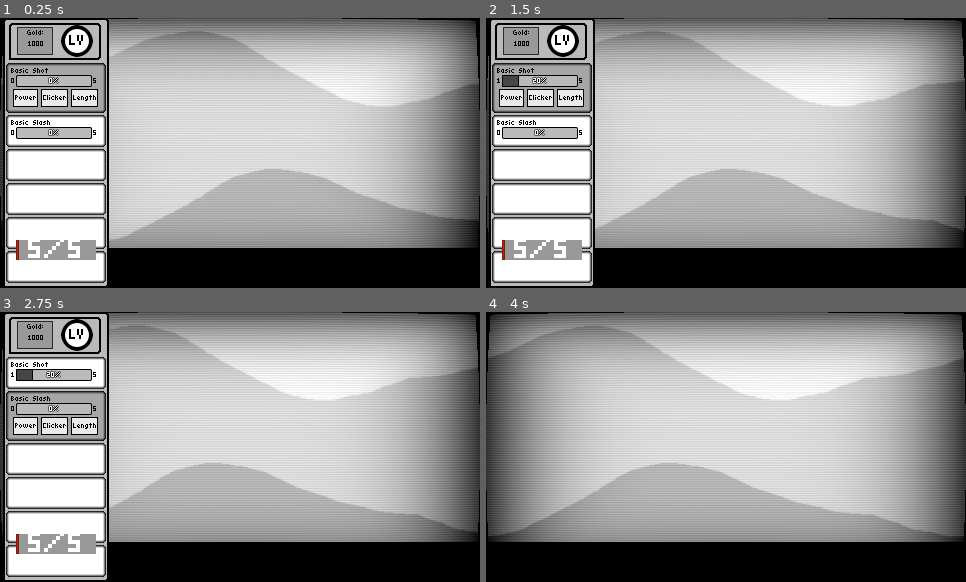
Above: before the commit, frames 1-4 (two rows, left to right).
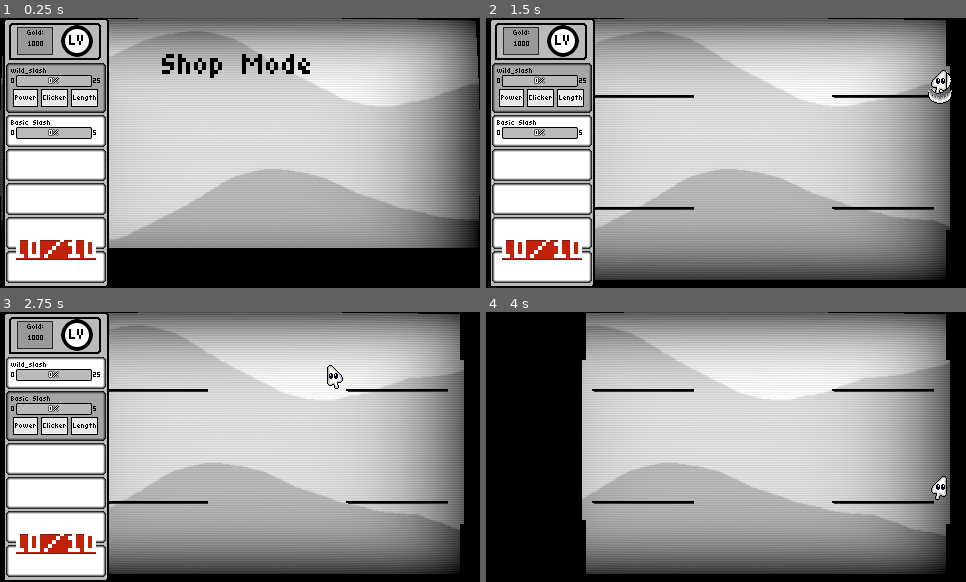
Above: after the commit, the same moments.

Repository: TNT-A/clicker-game-platformer
Game: Godot game, scene res://run_shop/run_shop.tscn
The game is run twice, just before and just after one commit, with the same random seed, the same clock (stepped at 60 frames per second) and the same inputs. This scene is started directly instead of the project's main scene.
Inputs (mouse positions are in pixels of both pictures, inside the frame that each line leads up to):
- Up to frame 1 (0.25 s): no input
- Up to frame 2 (1.5 s): tap Enter (ui_accept) at 0.5 s; move the mouse to (831, 139) at 0.52 s; hold Enter (ui_accept) 0.53-1.28 s; hold D (Move_Right) from 0.53 s (still down); move the mouse to (630, 166) at 1.27 s; click (630, 166) at 1.35 s
- Up to frame 3 (2.75 s): tap Enter (ui_accept) at 1.52, 1.55, 1.82, 2.3 s; move the mouse to (288, 387) at 2.02 s; release D (Move_Right) at 2.03 s; hold A (Move_Left) from 2.03 s (still down); hold Mouse wheel down (Scroll_Down) from 2.03 s (still down)
- Up to frame 4 (4 s): move the mouse to (702, 501) at 2.77 s; release A (Move_Left) at 2.78 s; release Mouse wheel down (Scroll_Down) at 2.78 s; hold D (Move_Right) from 2.78 s (still down); tap Mouse wheel up (Scroll_Up) at 2.85 s; tap Enter (ui_accept) at 3.02, 3.05, 3.32, 3.77, 3.8 s; move the mouse to (870, 487) at 3.52 s; hold Tab (Toggle_Panel) from 3.53 s (still down)

The runs differ from the first frame. In frame 1, 1.9% of the frame differs, in the area x 2-65%, y 13-90%; in frame 2, 14%; in frame 3, 14%; in frame 4, 30%, in the area x 0-100%, y 0-98%.
Error before the commit: Invalid access to property or key 'max_health' on a base object of type 'Nil'. (res://clicker_panel/panel/clicker_panel.gd:124)

Commit message:
Set up the gameplay loop
Set up the loop of saving and loading  the player abilities, etc. Now the player can start from the hub area, enter a run, finish a floor and go to the shop, then move onto the next floor.

Diff:
--- a/clicker-platformer/clicker_panel/panel/clicker_panel.gd
+++ b/clicker-platformer/clicker_panel/panel/clicker_panel.gd
@@ -53,6 +53,7 @@
 	SignalBus.register_panel.emit(self)
 	SignalBus.player_health_change.connect(set_health)
 	SignalBus.ability_unlock.connect(ability_unlock)
+	SignalBus.floor_ended.connect(save_panel)
 	reload_panel()
 	set_health()
 	selected_panel = 0
--- a/clicker-platformer/game_manager/game_manager.gd
+++ b/clicker-platformer/game_manager/game_manager.gd
@@ -41,15 +41,16 @@
 
 func save_info():
 	InfoManager.floor_num += 1
+	SignalBus.floor_ended.emit()
 
 func to_shop():
-	pass
+	get_tree().change_scene_to_file("res://run_shop/run_shop.tscn")
 
 func lose_game():
 	$UILayer/LoseScreen.visible = true
 
 func _on_win_button_pressed() -> void:
-	get_tree().change_scene_to_file("res://main_menu/main_menu.tscn")
+	finish_level()
 
 func _on_lose_button_pressed() -> void:
-	finish_level()
+	get_tree().change_scene_to_file("res://main_menu/main_menu.tscn")
--- a/clicker-platformer/globals/info_manager.gd
+++ b/clicker-platformer/globals/info_manager.gd
@@ -5,6 +5,9 @@
 
 var clicker_panel
 var player
+
+var player_health : int = 10
+var player_max_health : int = 10
 
 var click_power = 1
 var autoclick_power = 1
@@ -20,11 +23,11 @@
 
 var default_panel : Array = [
 	{
-	"ability_type" = 0,
+	"ability_type" = 3,
 	"active" = true,
 	"slot" = 0,
-	"damage_level" = 0,
-	"power_level" = 0,
+	"damage_level" = 100,
+	"power_level" = 100,
 	"clicker_level" = 0,
 	"length_level" = 0
 	},
@@ -43,7 +46,11 @@
 func _ready() -> void:
 	SignalBus.register_panel.connect(register_panel)
 	SignalBus.register_player.connect(register_player)
+	start_run()
+
+func start_run():
 	saved_panel = default_panel
+	player_health = player_max_health
 
 func register_panel(panel):
 	clicker_panel = panel
--- a/clicker-platformer/globals/signal_bus.gd
+++ b/clicker-platformer/globals/signal_bus.gd
@@ -20,6 +20,7 @@
 
 #Floor Signals
 signal floor_started()
+signal floor_ended()
 signal room_started(room:Node)
 signal room_ended(num:int, room:Node)
 
--- a/clicker-platformer/map_controller/map_controller.tscn
+++ b/clicker-platformer/map_controller/map_controller.tscn
@@ -6,6 +6,7 @@
 
 [node name="MapController" type="Node2D"]
 script = ExtResource("1_b632b")
+vert_layer_num = 1
 
 [node name="StartingLayer" type="Node2D" parent="."]
 
--- a/clicker-platformer/player/main_character.gd
+++ b/clicker-platformer/player/main_character.gd
@@ -18,9 +18,11 @@
 var health : int = 1
 
 func _ready() -> void:
-	health = max_health
+	SignalBus.floor_ended.connect(save_info)
 	SignalBus.register_player.emit(self)
 	SignalBus.player_health_change.emit()
+	health = InfoManager.player_health
+	$HealthComponent.health = health
 
 func flash():
 	health = $HealthComponent.health
@@ -33,3 +35,6 @@
 	is_alive = false
 	visible = false
 	SignalBus.player_die.emit()
+
+func save_info():
+	InfoManager.player_health = health
--- a/clicker-platformer/run_shop/run_shop.gd
+++ b/clicker-platformer/run_shop/run_shop.gd
@@ -1,5 +1,12 @@
 extends Node2D
 
 func _ready() -> void:
+	pass
 
-	pass
+func _physics_process(delta: float) -> void:
+	if Input.is_action_just_pressed("ui_accept"):
+		to_stage()
+
+func to_stage():
+	SignalBus.floor_ended.emit()
+	get_tree().change_scene_to_file("res://game_manager/game_manager.tscn")
--- a/clicker-platformer/run_shop/run_shop.tscn
+++ b/clicker-platformer/run_shop/run_shop.tscn
@@ -1,12 +1,17 @@
-[gd_scene load_steps=5 format=4 uid="uid://cvelelbwnfasd"]
+[gd_scene load_steps=7 format=4 uid="uid://cvelelbwnfasd"]
 
 [ext_resource type="PackedScene" uid="uid://d3duni228xslv" path="res://background/bg.tscn" id="1_6u4ge"]
 [ext_resource type="Script" uid="uid://bst6etsaxjyey" path="res://run_shop/run_shop.gd" id="1_fo2tr"]
 [ext_resource type="TileSet" uid="uid://fan7p1toc3ii" path="res://maps/tileset/map_base.tres" id="2_ih38h"]
+[ext_resource type="PackedScene" uid="uid://cwqcvu7s6os82" path="res://player/main_character.tscn" id="2_jb3ap"]
 [ext_resource type="PackedScene" uid="uid://x2p2eksxd32a" path="res://clicker_panel/panel/clicker_panel.tscn" id="4_jb3ap"]
+[ext_resource type="Theme" uid="uid://b0v2htlnbt84u" path="res://styles/ability_panel.tres" id="6_f3xvh"]
 
 [node name="RunShop" type="Node2D"]
 script = ExtResource("1_fo2tr")
+
+[node name="MainCharacter" parent="." instance=ExtResource("2_jb3ap")]
+position = Vector2(228, -19)
 
 [node name="bg" parent="." instance=ExtResource("1_6u4ge")]
 
@@ -17,3 +22,14 @@
 [node name="CanvasLayer" type="CanvasLayer" parent="."]
 
 [node name="ClickerPanel" parent="CanvasLayer" instance=ExtResource("4_jb3ap")]
+
+[node name="Label" type="Label" parent="CanvasLayer"]
+offset_left = -1.0
+offset_top = 1.0
+offset_right = 478.0
+offset_bottom = 95.0
+theme = ExtResource("6_f3xvh")
+theme_override_font_sizes/font_size = 32
+text = "Shop Mode"
+horizontal_alignment = 1
+vertical_alignment = 1
